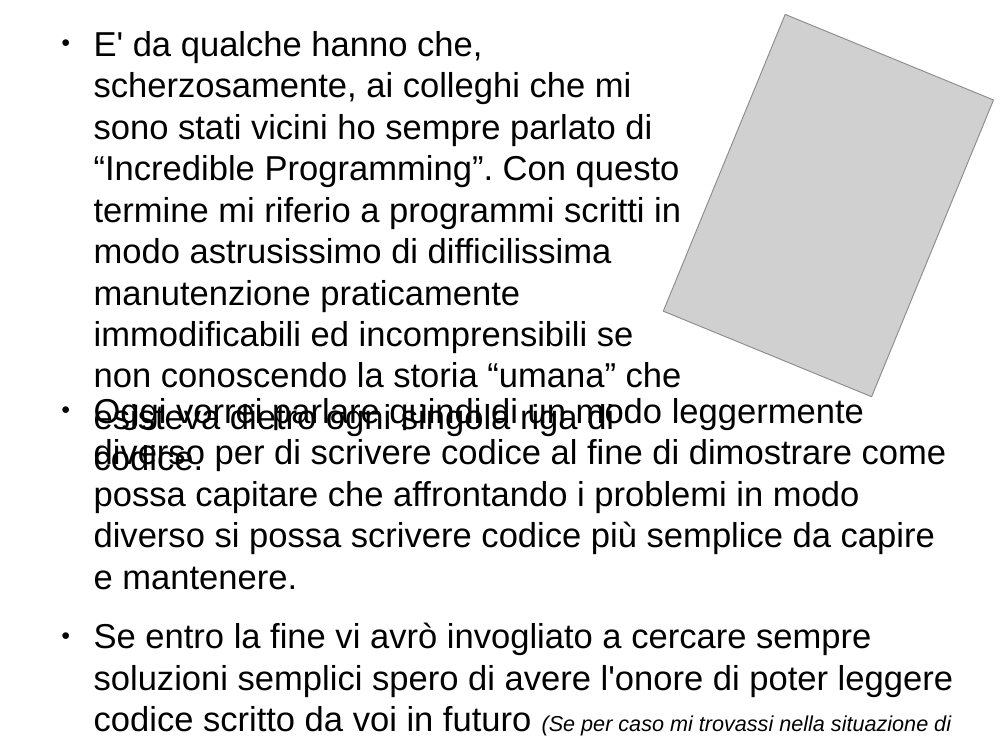
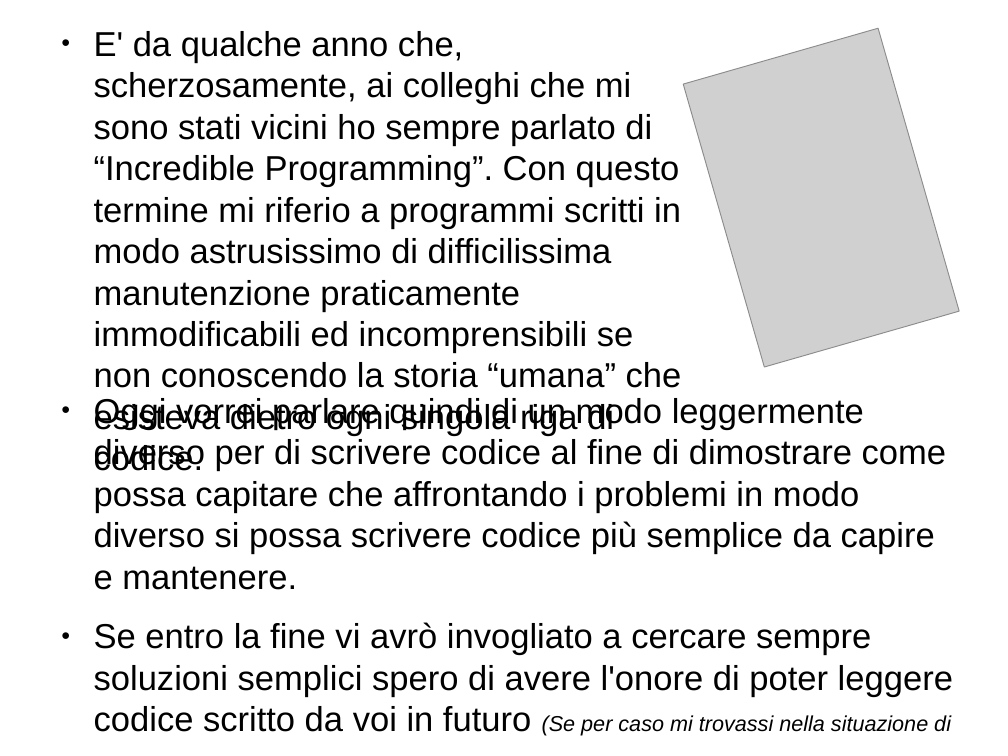
Before and after one commit to mdionisio/workshop_coroutine, a slide deck: slide 2 of presentazione.odp. Drawn at 1008x756 pixels with LibreOffice and Linux fonts; fonts in the diff are those of the drawing; grey boxes stand for pictures. Boxes give left, top, right and bottom in pixels: in the first picture for what was removed or moved away, otherwise in the second. Text is boxed around its words. In the diff, an @@ line names an element or a change of style, - is before the commit and + after.

```diff
--- a/presentazione.odp
+++ b/presentazione.odp
@@ picture at <box>683,28,960,367</box>: rotation 22 to 344 degrees @@
@@ text at <box>94,31,682,471</box>: text changed @@
-● E' da qualche hanno che, scherzosamente, ai colleghi che mi sono stati vicini ho sempre parlato di “Incredible Programming”. Con questo termine mi riferio a programmi scritti in modo astrusissimo di difficilissima manutenzione praticamente immodificabili ed incomprensibili se non conoscendo la storia “umana” che esisteva dietro ogni singola riga di codice.
+● E' da qualche anno che, scherzosamente, ai colleghi che mi sono stati vicini ho sempre parlato di “Incredible Programming”. Con questo termine mi riferio a programmi scritti in modo astrusissimo di difficilissima manutenzione praticamente immodificabili ed incomprensibili se non conoscendo la storia “umana” che esisteva dietro ogni singola riga di codice.
```
Also in this commit, not shown: 1 other file.
